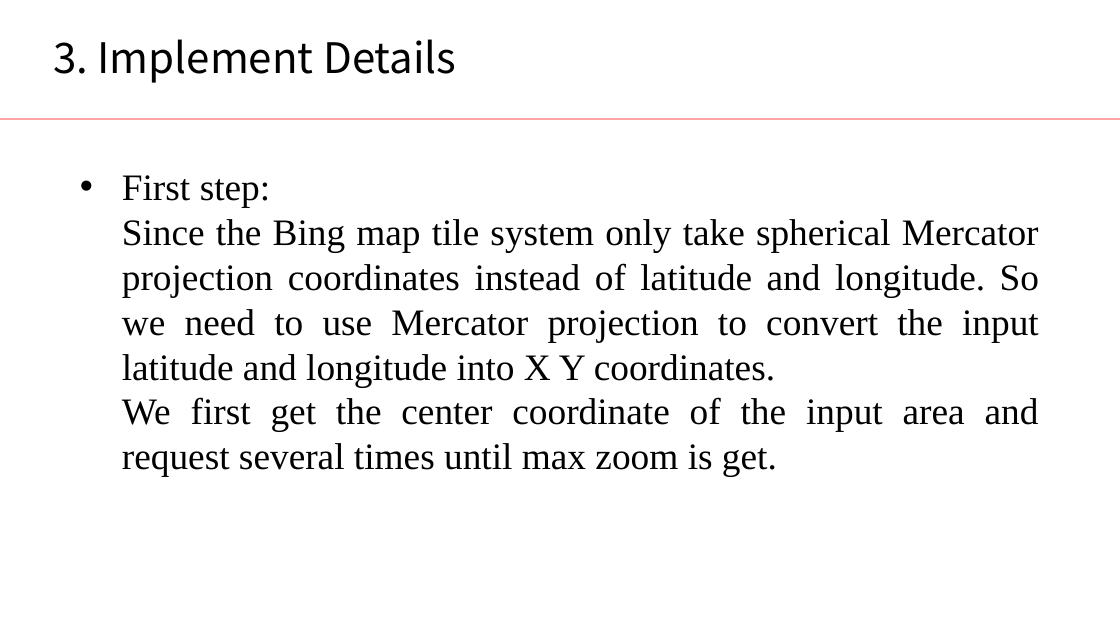
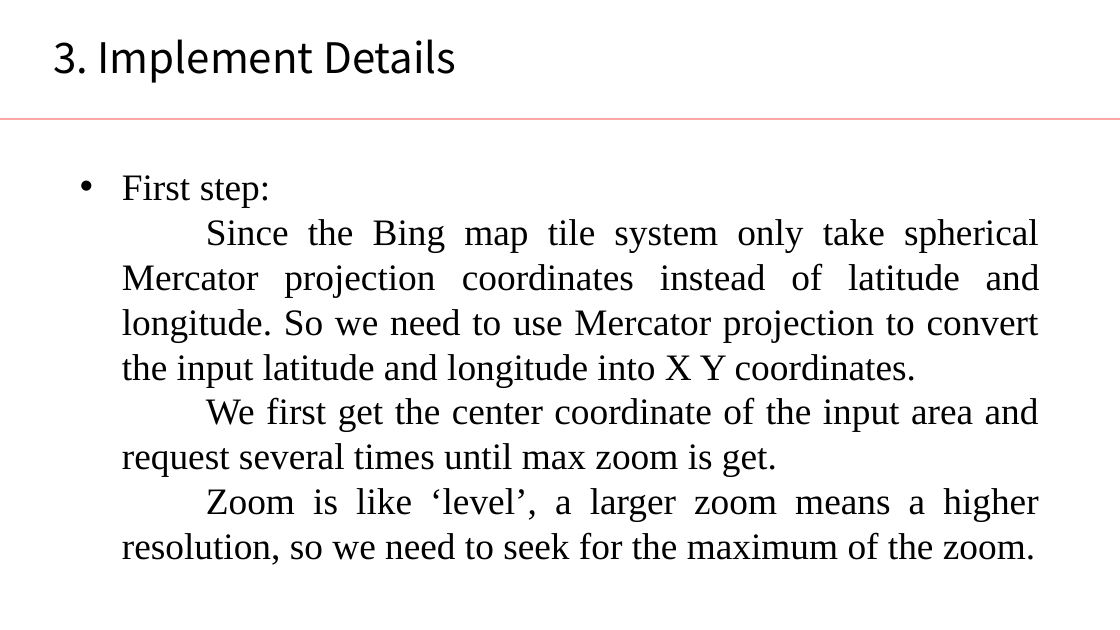
Before and after one commit to jingchengdeng/Satellite-Aerial-Image-Retrieval, a slide deck: slide 4 of submission_version/doc/HW3Presentation.pptx. Drawn at 1120x630 pixels with LibreOffice and Linux fonts; fonts in the diff are those of the drawing; background and template pictures are left out. Boxes give left, top, right and bottom in pixels: in the first picture for what was removed or moved away, otherwise in the second. Text is boxed around its words. In the diff, an @@ line names an element or a change of style, - is before the commit and + after.

```diff
--- a/submission_version/doc/HW3Presentation.pptx
+++ b/submission_version/doc/HW3Presentation.pptx
@@ text at (x1=122, y1=488, x2=1038, y2=565): paragraph added @@
+  Zoom is like ‘level’, a larger zoom means a higher resolution, so we need to seek for the maximum of the zoom.
```
Also in this commit, not shown: 1 other file.
